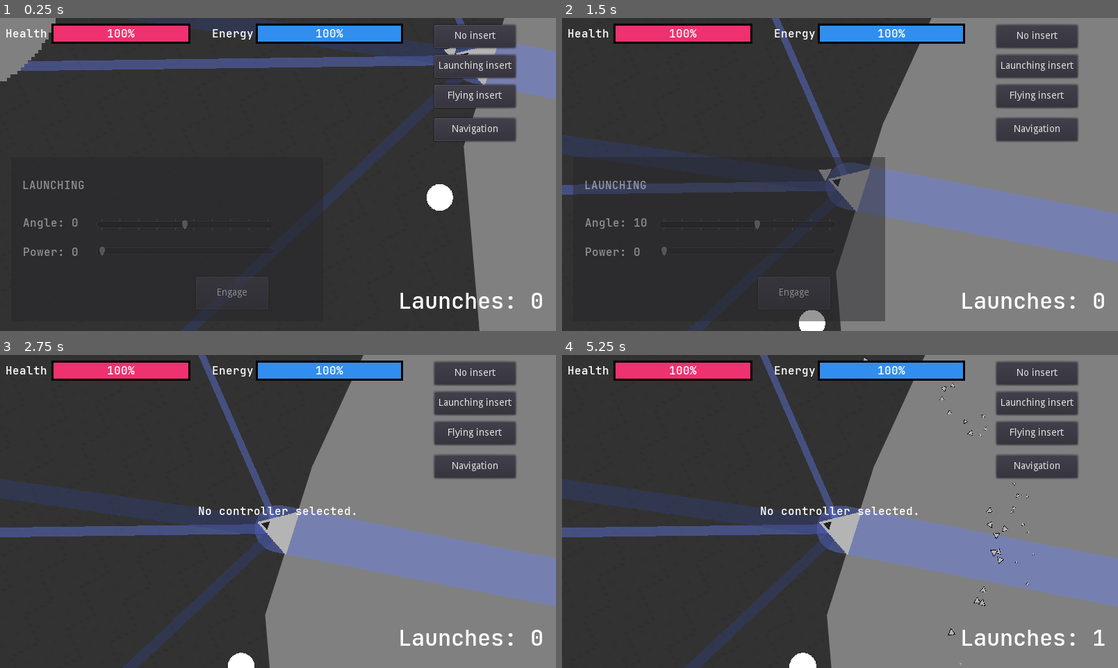
Above: before the commit, frames 1-4 (two rows, left to right).
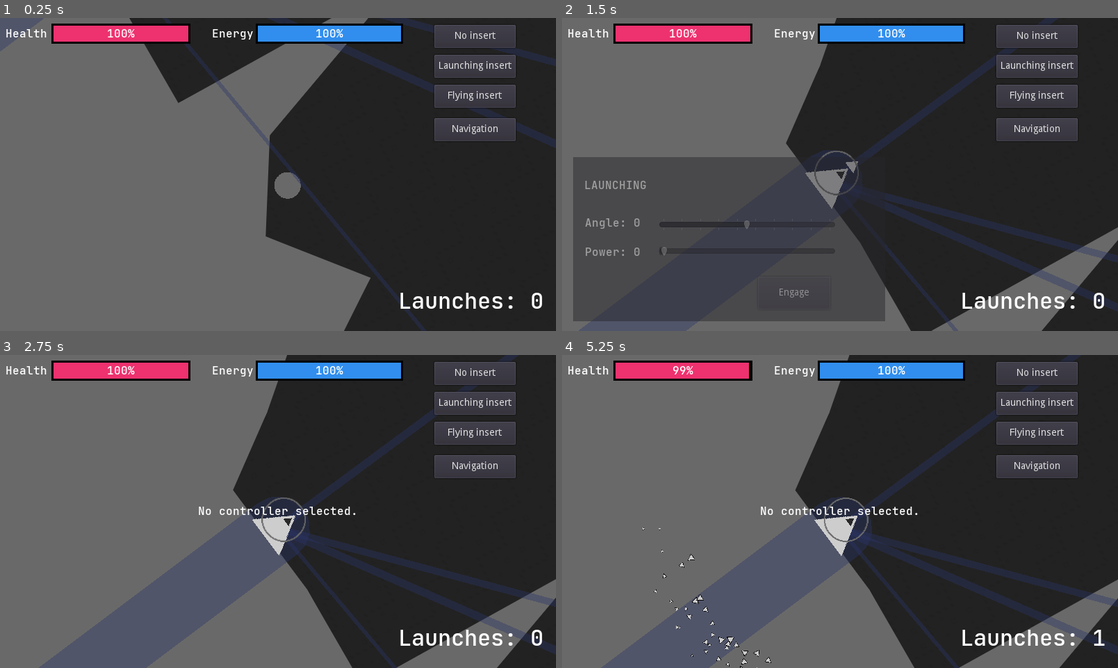
Above: after the commit, the same moments.

Repository: enricllagostera/de-volta
Game: Godot game, scene res://scenes/Game.tscn
Same seed, same stepped clock (60 frames per second), same inputs: the game is played once before the commit and once after it.
Inputs:
- Up to frame 1 (0.25 s): no input
- Up to frame 2 (1.5 s): tap Enter (ui_accept) at 0.5, 0.77 s; hold Right (ui_right) 0.53-1.28 s; tap 1 (empty_controller) at 0.6 s; hold Down (ui_down) from 1.28 s (still down); tap 2 (launching_controller) at 1.35 s
- Up to frame 3 (2.75 s): tap Enter (ui_accept) at 1.52 s; release Down (ui_down) at 2.03 s; hold Right (ui_right) from 2.03 s (still down); tap 1 (empty_controller) at 2.1 s
- Up to frame 4 (5.25 s): release Right (ui_right) at 2.75 s; click "Launching insert" at 2.75 s; click "Engage" at 3.5 s; hold Up (ui_up) 4.28-5.03 s; tap 2 (launching_controller) at 4.35 s; tap Enter (ui_accept) at 4.52 s; hold Left (ui_left) from 5.03 s (still down); tap 1 (empty_controller) at 5.1 s

The runs differ from the first frame. In frame 1, 65% of the frame differs, in the area x 0-100%, y 0-100%; in frame 2, 75%; in frame 3, 81%; in frame 4, 81%.
Error before the commit: Invalid get index '0' (on base: 'Array'). (res://RecordPlayer.gd:21)

Commit message:
feat: Adds time-loop system with limited ghosts per level
Different launch points are used at each re-spawn on a level. Playbacks for previous runs are shown and played. Previous runs are erased when the game is closed. In the future, this will happen at every "New game" instead.

Diff:
--- a/Game.gd
+++ b/Game.gd
@@ -1,7 +1,7 @@
 extends Node2D
+class_name Game
 
 export (PackedScene) var level;
-
 
 func _ready():
 	var map = level.instance();
@@ -20,6 +20,7 @@
 			Vector2(1.2, 1.2), Vector2.ZERO,
 			0.5, Tween.TRANS_ELASTIC, Tween.EASE_IN);
 	tween.start();
+	Main.play_count += 1
 	reset();
 
 
--- a/RecordPlayer.gd
+++ b/RecordPlayer.gd
@@ -4,15 +4,18 @@
 export var history = []
 export var initial_ticks = 0
 onready var source = get_node(source_node)
+
+var launchpad_index = 0
 var history_index = 0
 var timer = 0.0
 var playback_time_scale
+var level_name
 
 
 func _ready():
 	history_index = 0
-	load_history()
 	timer = 0.0
+	stop();
 
 
 func _process(delta):
@@ -34,18 +37,14 @@
 	return 0 if (from_index + 1) >= history.size() else from_index + 1
 
 
-func load_history():
-	var path = "user://record_" + source.name + ".sav"
-	# Check if there is a saved file
-	var file = File.new()
-	if not file.file_exists(path):
-		print("No file saved!")
-		return
-	# Try to open existing file
-	if file.open(path, File.READ) != 0:
-		print("Error opening file")
-		return
-	# All is OK, get the data
-	var data = parse_json(file.get_line())
-	history = data.history
-	initial_ticks = data.initial_ticks
+func start():
+	initial_ticks = history[0].tick
+	play()
+
+
+func play():
+	set_process(true)
+
+
+func stop():
+	set_process(false)
--- a/Recorder.gd
+++ b/Recorder.gd
@@ -1,21 +1,26 @@
 extends Node2D
 
-onready var initial_ticks = 0.0;
-export onready var history = []
+export var save_on_exit = true;
 export(NodePath) var position_target;
 export(NodePath) var rotation_target;
 
+export onready var history = []
+export onready var level_name = "level_1";
+export onready var launchpad_index = 0;
+
+onready var initial_ticks = 0.0;
 onready var pos_target = get_node(position_target)
 onready var rot_target = get_node(rotation_target)
 
-export var save_on_exit = true;
 
 var movement_threshold = 1.0;
 var old_position = Vector2.ZERO;
 var timeSinceReady = 0.0;
 
+
 func _ready():
 	save_on_exit = false;
+
 
 func _process(delta):
 	timeSinceReady += delta;
@@ -30,10 +35,12 @@
 		new_record.tick = timeSinceReady;
 		add_record(new_record);
 
+
 func add_record(record):
 	history.append(record);
 
-func _exit_tree():
+
+func prepare_for_saving():
 	# Create a last record to show stopped
 	var new_record = {};
 	new_record.position = pos_target.position
@@ -41,22 +48,3 @@
 	new_record.time_scale = Engine.time_scale
 	new_record.tick = timeSinceReady;
 	add_record(new_record);
-	if save_on_exit:
-		save_history();
-
-func save_history():
-	var file = File.new();
-	var path = "user://record_"+ pos_target.name + ".sav";
-	if file.open(path, File.WRITE) != 0:
-		print("Error opening file")
-		return
-	var data = {}
-	data.initial_ticks = initial_ticks
-	data.history = history
-	print(path);
-	file.store_line(to_json(data))
-	file.close()
-
-
-func _on_Starship_goal_reached(_launch_count, _energy):
-	save_on_exit = true;
--- a/levels/LargeTestMap.tscn
+++ b/levels/LargeTestMap.tscn
@@ -15,10 +15,11 @@
 [ext_resource path="res://images/prototyping_shapes2.png" type="Texture" id=13]
 [ext_resource path="res://fonts/BaseFont.tres" type="DynamicFont" id=14]
 [ext_resource path="res://Recorder.gd" type="Script" id=15]
-[ext_resource path="res://RecordPlayer.gd" type="Script" id=16]
+[ext_resource path="res://scenes/GhostShip.tscn" type="PackedScene" id=16]
 [ext_resource path="res://TextureScroll.gd" type="Script" id=17]
 [ext_resource path="res://images/pattern02.png" type="Texture" id=18]
-[ext_resource path="res://images/prototyping_shapes3.png" type="Texture" id=19]
+[ext_resource path="res://scenes/LaunchPoint.tscn" type="PackedScene" id=20]
+[ext_resource path="res://levels/PlaybackSystem.gd" type="Script" id=21]
 [ext_resource path="res://GravityAttractor.tscn" type="PackedScene" id=28]
 
 [sub_resource type="StyleBoxFlat" id=5]
@@ -151,15 +152,9 @@
 limit_bottom = 0
 editor_draw_limits = true
 
-[node name="Scenario" type="Node2D" parent="."]
-__meta__ = {
-"_edit_group_": true,
-"_edit_lock_": true
-}
-
-[node name="Backdrop" type="Polygon2D" parent="Scenario"]
+[node name="Backdrop" type="Polygon2D" parent="."]
 position = Vector2( 1342.5, 649 )
-color = Color( 0.196078, 0.196078, 0.196078, 1 )
+color = Color( 0.133333, 0.133333, 0.133333, 1 )
 texture = ExtResource( 18 )
 texture_scale = Vector2( 0.5, 0.5 )
 texture_rotation_degrees = 71.6
@@ -167,14 +162,21 @@
 script = ExtResource( 17 )
 offset_per_second = Vector2( 3, 1 )
 
+[node name="Scenario" type="Node2D" parent="."]
+modulate = Color( 0.411765, 0.411765, 0.411765, 1 )
+__meta__ = {
+"_edit_group_": true,
+"_edit_lock_": true
+}
+
 [node name="Terrain" parent="Scenario" instance=ExtResource( 10 )]
 material = null
-color = Color( 0.501961, 0.501961, 0.501961, 1 )
+color = Color( 1, 1, 1, 1 )
 texture = null
 polygon = PoolVector2Array( -982, -69, -976, -888, -535, -934, -500, -782, -353, -793, -399, -569, -220, -412, 36, -489 …(229 unchanged characters)…
 
 [node name="Line2D" parent="Scenario/Terrain" index="0"]
-default_color = Color( 0.501961, 0.501961, 0.501961, 1 )
+default_color = Color( 1, 1, 1, 1 )
 
 [node name="PlanetAttractorLeft3" parent="Scenario" instance=ExtResource( 28 )]
 position = Vector2( -982, 595 )
@@ -182,14 +184,14 @@
 [node name="Terrain3" parent="Scenario" instance=ExtResource( 10 )]
 material = null
 position = Vector2( 2029, -1508 )
-color = Color( 0.501961, 0.501961, 0.501961, 1 )
+color = Color( 1, 1, 1, 1 )
 texture = null
 texture_rotation_degrees = 45.0
 polygon = PoolVector2Array( -982, -69, -976, -888, -535, -934, -500, -782, -353, -793, -399, -569, -220, -412, 36, -489 …(237 unchanged characters)…
 offset_speed = -10.0
 
 [node name="Line2D" parent="Scenario/Terrain3" index="0"]
-default_color = Color( 0.501961, 0.501961, 0.501961, 1 )
+default_color = Color( 1, 1, 1, 1 )
 
 [node name="PlanetAttractorLeft5" parent="Scenario" instance=ExtResource( 28 )]
 position = Vector2( 1047, -913 )
@@ -197,12 +199,11 @@
 
 [node name="Terrain2" parent="Scenario" instance=ExtResource( 11 )]
 material = null
-color = Color( 0.501961, 0.501961, 0.501961, 1 )
 texture = null
 polygon = PoolVector2Array( -49, -434, 218, -642, 585, -713, 1065, -761, 1305, -134, 1821, 700, 1168, 1904, 608, 2021, 196, 1860, -129, 1600, -359, 1323, -519, 1088, -578, 802, -602, 522, -535, 310, -457, 140, -375, -76, -270, -233, -157, -353 )
 
 [node name="Line2D" parent="Scenario/Terrain2" index="1"]
-default_color = Color( 0.501961, 0.501961, 0.501961, 1 )
+default_color = Color( 1, 1, 1, 1 )
 
 [node name="PlanetAttractorLeft2" parent="Scenario" instance=ExtResource( 28 )]
 position = Vector2( 2885, 789 )
@@ -291,7 +292,6 @@
 shape = SubResource( 8 )
 
 [node name="Asteroid1" parent="Scenario" instance=ExtResource( 28 )]
-modulate = Color( 0.501961, 0.501961, 0.501961, 1 )
 position = Vector2( 938, 1268 )
 mass = 4000.0
 
@@ -299,7 +299,6 @@
 scale = Vector2( 5, 5 )
 
 [node name="Asteroid2" parent="Scenario" instance=ExtResource( 28 )]
-modulate = Color( 0.501961, 0.501961, 0.501961, 1 )
 position = Vector2( 938, 450 )
 mass = 4000.0
 
@@ -310,6 +309,7 @@
 script = ExtResource( 5 )
 
 [node name="Starship" parent="Player" groups=["starship"] instance=ExtResource( 2 )]
+modulate = Color( 0.803922, 0.803922, 0.803922, 1 )
 position = Vector2( 1696, 560 )
 base_power = 6.0
 base_damp = 0.001
@@ -565,20 +565,37 @@
 "_edit_use_anchors_": false
 }
 
-[node name="Recorder" type="Node2D" parent="."]
+[node name="PlaybackSystem" type="Node2D" parent="."]
+script = ExtResource( 21 )
+launch_points = [ NodePath("LaunchPoint"), NodePath("LaunchPoint2"), NodePath("LaunchPoint3"), NodePath("LaunchPoint4"), NodePath("LaunchPoint5") ]
+player_node = NodePath("../Player/Starship")
+ghost_prefab = ExtResource( 16 )
+
+[node name="Recorder" type="Node2D" parent="PlaybackSystem"]
 script = ExtResource( 15 )
-position_target = NodePath("../Player/Starship")
-rotation_target = NodePath("../Player/Starship/Visual")
 save_on_exit = false
-
-[node name="GhostShip" type="Node2D" parent="."]
-script = ExtResource( 16 )
-source_node = NodePath("../Player/Starship")
-
-[node name="ShipL" type="Sprite" parent="GhostShip"]
-modulate = Color( 0.501961, 0.501961, 0.501961, 1 )
-position = Vector2( 9.53674e-07, 9.53674e-07 )
-texture = ExtResource( 19 )
+position_target = NodePath("../../Player/Starship")
+rotation_target = NodePath("../../Player/Starship/Visual")
+
+[node name="LaunchPoint" parent="PlaybackSystem" instance=ExtResource( 20 )]
+modulate = Color( 0.411765, 0.411765, 0.411765, 1 )
+position = Vector2( -144, -40 )
+
+[node name="LaunchPoint2" parent="PlaybackSystem" instance=ExtResource( 20 )]
+modulate = Color( 0.411765, 0.411765, 0.411765, 1 )
+position = Vector2( -96, 1600 )
+
+[node name="LaunchPoint3" parent="PlaybackSystem" instance=ExtResource( 20 )]
+modulate = Color( 0.411765, 0.411765, 0.411765, 1 )
+position = Vector2( 2152, -256 )
+
+[node name="LaunchPoint4" parent="PlaybackSystem" instance=ExtResource( 20 )]
+modulate = Color( 0.411765, 0.411765, 0.411765, 1 )
+position = Vector2( 1712, 1192 )
+
+[node name="LaunchPoint5" parent="PlaybackSystem" instance=ExtResource( 20 )]
+modulate = Color( 0.411765, 0.411765, 0.411765, 1 )
+position = Vector2( 808, 290 )
 
 [connection signal="body_entered" from="Scenario/Goal" to="Player/Starship" method="_on_Goal_body_entered"]
 [connection signal="body_entered" from="Scenario/Battery1" to="Scenario/Battery1" method="_on_Battery_body_entered"]
@@ -587,7 +604,7 @@
 [connection signal="body_entered" from="Scenario/Battery4" to="Scenario/Battery4" method="_on_Battery_body_entered"]
 [connection signal="body_entered" from="Scenario/Battery5" to="Scenario/Battery5" method="_on_Battery_body_entered"]
 [connection signal="energy_changed" from="Player/Starship" to="HUD/EnergyBar" method="_on_Starship_energy_changed"]
-[connection signal="goal_reached" from="Player/Starship" to="Recorder" method="_on_Starship_goal_reached"]
+[connection signal="goal_reached" from="Player/Starship" to="PlaybackSystem" method="_on_Starship_goal_reached"]
 [connection signal="health_changed" from="Player/Starship" to="HUD/HealthBar" method="_on_Starship_health_changed"]
 [connection signal="launched" from="Player/Starship" to="HUD/LaunchesLbl" method="_on_Starship_launched"]
 [connection signal="navigation_engaged" from="Player/Starship" to="." method="_on_Starship_navigation_engaged"]
--- /dev/null
+++ b/levels/PlaybackSystem.gd
@@ -0,0 +1,86 @@
+extends Node2D
+
+export(Array) var launch_points = []
+export(NodePath) var player_node
+export(PackedScene) var ghost_prefab
+
+onready var launchpad_count = launch_points.size()
+onready var player = get_node(player_node)
+onready var play_count = Main.play_count;
+
+var current_index;
+var level_name = "level_one";
+
+func _ready():
+#	Calculate current launch point current_index based on number of plays
+	current_index = play_count % launchpad_count
+#	Instantiate recorded ghost ships on remaining launch points
+	for ghost_index in launchpad_count:
+#		Only load history if there is a playthrough for this launchpad
+#		AND it isn't the current launchpad
+		if play_count >= ghost_index and ghost_index != current_index:
+			add_ghost(ghost_index)
+#	Move Starship to its starting location
+	var current_launchpad = get_node(launch_points[current_index]).position;
+	player.position = current_launchpad
+	$Recorder.launchpad_index = current_launchpad
+
+
+func _notification(what):
+	if what == MainLoop.NOTIFICATION_WM_QUIT_REQUEST:
+		erase_saved_histories();
+		get_tree().quit() # default behavior
+
+
+func add_ghost(index):
+	var history = load_history(index)
+	if history.size() == 0:
+		return
+	var new_ghost = ghost_prefab.instance()
+	new_ghost.launchpad_index = index
+	new_ghost.history = load_history(index)
+	add_child(new_ghost)
+	new_ghost.position = get_node(launch_points[index]).position
+	new_ghost.start()
+
+
+
+func save_history(history, launchpad_index):
+	var file = File.new();
+	var path = "user://record-"+ player.name + "-" + level_name + "-" + str(launchpad_index) +".sav";
+	print(path);
+	if file.open(path, File.WRITE) != 0:
+		print("Error opening file")
+		return
+	var data = {}
+	data.history = history
+	file.store_line(to_json(data))
+	file.close()
+
+
+func load_history(launchpad_index):
+	var path = "user://record-"+ player.name + "-" + level_name + "-" + str(launchpad_index) +".sav";
+	# Check if there is a saved file
+	var file = File.new()
+	if not file.file_exists(path):
+		print("No file saved!")
+		return
+	# Try to open existing file
+	if file.open(path, File.READ) != 0:
+		print("Error opening file")
+		return
+	# All is OK, get the data
+	var data = parse_json(file.get_line())
+	var history = data.history
+	return history
+
+
+func erase_saved_histories():
+	for ghost_index in launchpad_count:
+		save_history([], ghost_index)
+
+
+
+func _on_Starship_goal_reached(launch_count, energy):
+	$Recorder.prepare_for_saving()
+	save_history($Recorder.history, current_index)
--- a/project.godot
+++ b/project.godot
@@ -9,12 +9,18 @@
 config_version=4
 
 _global_script_classes=[ {
+"base": "Node2D",
+"class": "Game",
+"language": "GDScript",
+"path": "res://Game.gd"
+}, {
 "base": "KinematicBody2D",
 "class": "Starship",
 "language": "GDScript",
 "path": "res://Starship.gd"
 } ]
 _global_script_class_icons={
+"Game": "",
 "Starship": ""
 }
 
@@ -27,6 +33,10 @@
 [aseprite_animation_importer]
 
 aseprite_executable_path="C:\\Users\\enric\\AppData\\Roaming\\itch\\apps\\aseprite\\Aseprite.exe"
+
+[autoload]
+
+Main="*res://scenes/Main.tscn"
 
 [display]
 
--- /dev/null
+++ b/scenes/GhostShip.tscn
@@ -0,0 +1,17 @@
+[gd_scene load_steps=4 format=2]
+
+[ext_resource path="res://RecordPlayer.gd" type="Script" id=1]
+[ext_resource path="res://images/prototyping_shapes4.png" type="Texture" id=2]
+[ext_resource path="res://images/prototyping_shapes1.png" type="Texture" id=3]
+
+[node name="GhostShip" type="Node2D"]
+script = ExtResource( 1 )
+source_node = NodePath("../../Player/Starship")
+
+[node name="ShipL" type="Sprite" parent="."]
+position = Vector2( 9.53674e-07, 9.53674e-07 )
+texture = ExtResource( 2 )
+
+[node name="ShipL2" type="Sprite" parent="ShipL"]
+scale = Vector2( 0.4, 0.4 )
+texture = ExtResource( 3 )
--- /dev/null
+++ b/scenes/LaunchPoint.tscn
@@ -0,0 +1,8 @@
+[gd_scene load_steps=3 format=2]
+
+[ext_resource path="res://images/prototyping_shapes6.png" type="Texture" id=1]
+[ext_resource path="res://scripts/LaunchPoint.gd" type="Script" id=2]
+
+[node name="LaunchPoint" type="Sprite"]
+texture = ExtResource( 1 )
+script = ExtResource( 2 )
--- /dev/null
+++ b/scenes/Main.tscn
@@ -0,0 +1,6 @@
+[gd_scene load_steps=2 format=2]
+
+[ext_resource path="res://scripts/Main.gd" type="Script" id=1]
+
+[node name="Main" type="Node"]
+script = ExtResource( 1 )
--- a/scenes/Starship.tscn
+++ b/scenes/Starship.tscn
@@ -18,7 +18,6 @@
 _data = [ Vector2( 0, 1 ), 0.0, 0.0, 0, 0, Vector2( 1, 0 ), -0.228672, 0.0, 0, 0 ]
 
 [node name="Starship" type="KinematicBody2D"]
-modulate = Color( 0.705882, 0.705882, 0.705882, 1 )
 script = ExtResource( 1 )
 base_damp = 0.01
 
--- /dev/null
+++ b/scripts/LaunchPoint.gd
@@ -0,0 +1,4 @@
+extends Node2D
+
+func _ready():
+	pass
--- /dev/null
+++ b/scripts/LevelInfo.gd
@@ -0,0 +1,8 @@
+extends Node2D
+
+var play_count = 0;
+var level_name = "level_one";
+export(Array) var launch_points = []
+
+func _ready():
+	pass
--- /dev/null
+++ b/scripts/Main.gd
@@ -0,0 +1,3 @@
+extends Node
+
+export var play_count = 0;
Binary file changed: images/prototyping_shapes.aseprite
Binary file added: images/prototyping_shapes4.png
Not shown, added: images/prototyping_shapes4.png.import
Binary file added: images/prototyping_shapes5.png
Not shown, added: images/prototyping_shapes5.png.import
Binary file added: images/prototyping_shapes6.png
Not shown, added: images/prototyping_shapes6.png.import
Not shown: 1 places in levels/LargeTestMap.tscn that only renumber resources
